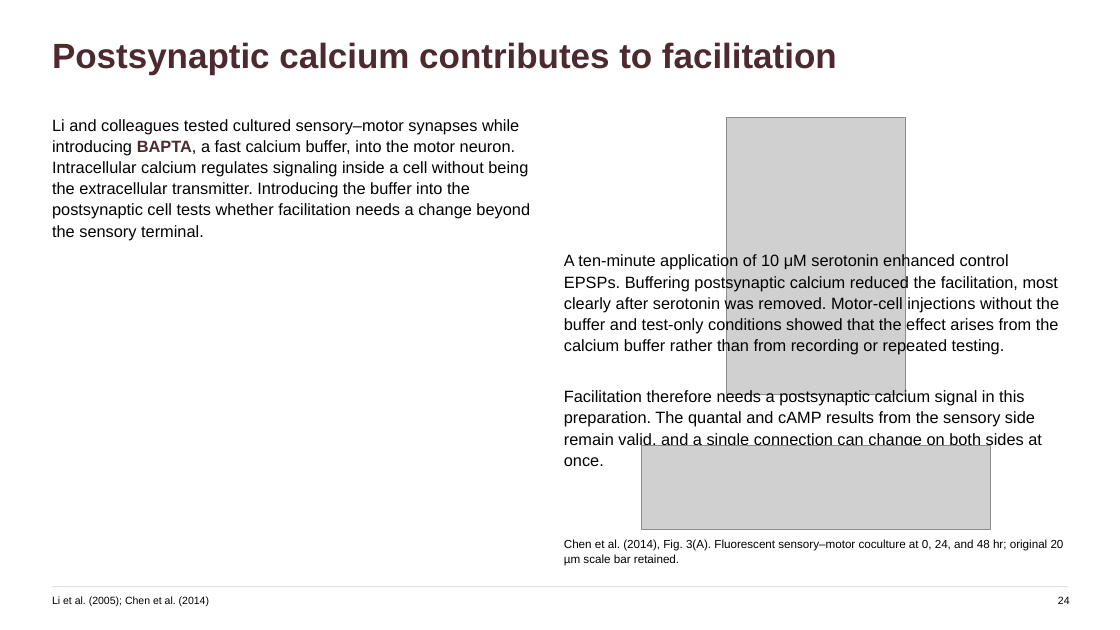
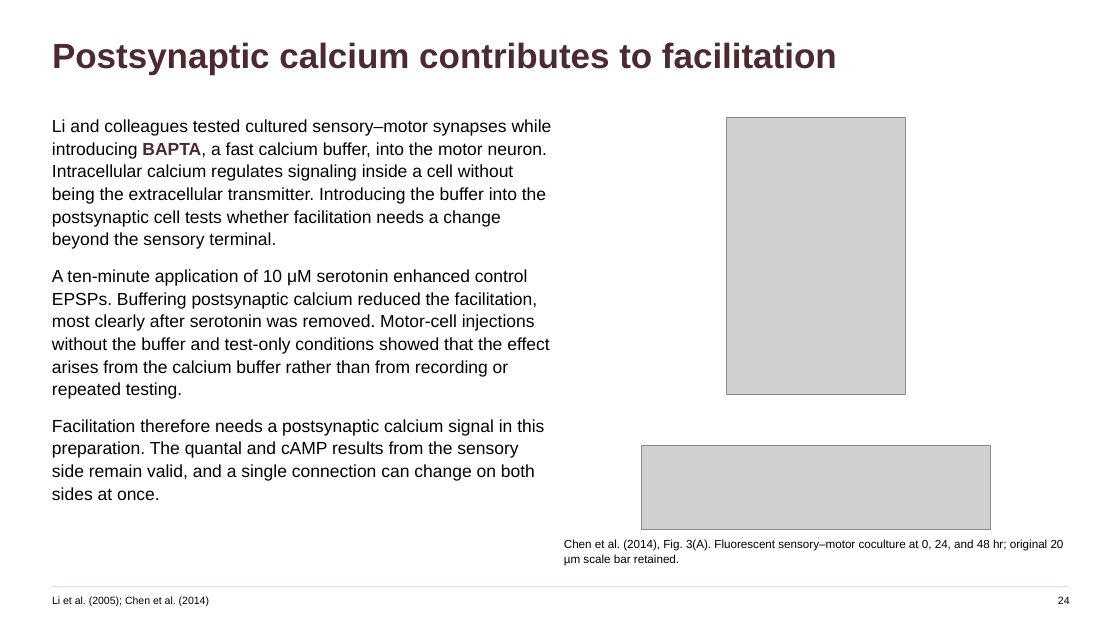
Before and after one commit to jordanxxlopez/NEUROETHOLOGY, a slide deck: slide 31 of scaffolded/Neuroethology_Lecture36_FA2026_SCAFFOLDED.pptx. Drawn at 1120x630 pixels with LibreOffice and Linux fonts; fonts in the diff are those of the drawing; grey boxes stand for pictures. Boxes give left, top, right and bottom in pixels: in the first picture for what was removed or moved away, otherwise in the second. Text is boxed around its words. In the diff, an @@ line names an element or a change of style, - is before the commit and + after.

```diff
--- a/scaffolded/Neuroethology_Lecture36_FA2026_SCAFFOLDED.pptx
+++ b/scaffolded/Neuroethology_Lecture36_FA2026_SCAFFOLDED.pptx
@@ text at <box>52,119,552,249</box>: size 14 to 15 pt in "Li and colleagues tested cultured sensory–motor synapses ..." @@
@@ text at <box>52,269,549,500</box>: paragraphs added @@
+A ten-minute application of 10 μM serotonin enhanced control EPSPs. Buffering postsynaptic calcium reduced the facilitation, most clearly after serotonin was removed. Motor-cell injections without the buffer and test-only conditions showed that the effect arises from the calcium buffer rather than from recording or repeated testing.
+Facilitation therefore needs a postsynaptic calcium signal in this preparation. The quantal and cAMP results from the sensory side remain valid, and a single connection can change on both sides at once.
@@ text removed at <box>564,253,1059,355</box> @@
-A ten-minute application of 10 μM serotonin enhanced control EPSPs. Buffering postsynaptic calcium reduced the facilitation, most clearly after serotonin was removed. Motor-cell injections without the buffer and test-only conditions showed that the effect arises from the calcium buffer rather than from recording or repeated testing.
@@ text removed at <box>564,389,1042,466</box> @@
-Facilitation therefore needs a postsynaptic calcium signal in this preparation. The quantal and cAMP results from the sensory side remain valid, and a single connection can change on both sides at once.
```
Also in this commit, not shown: 57 other slides changed, 8 other files.
